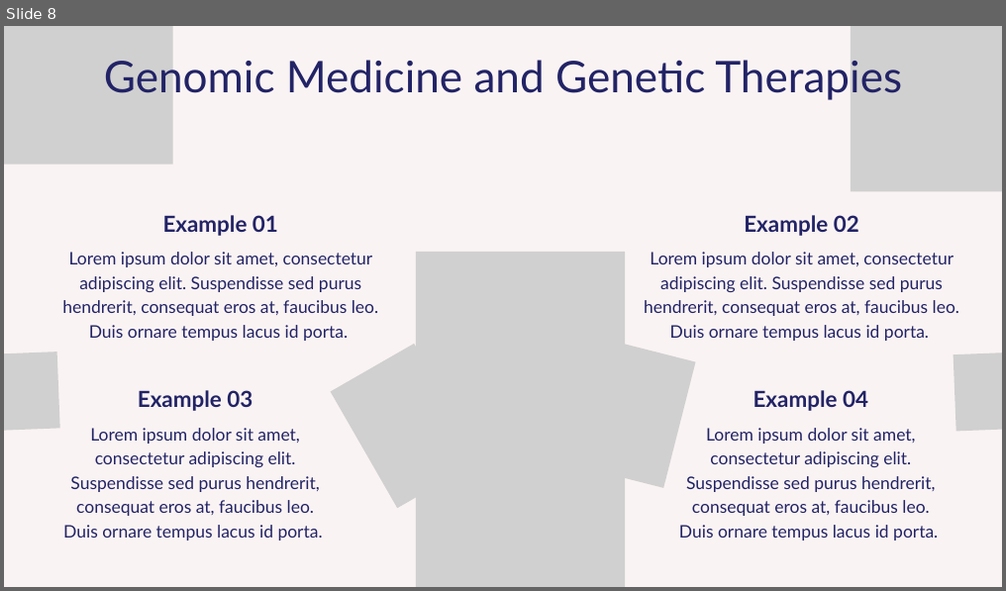
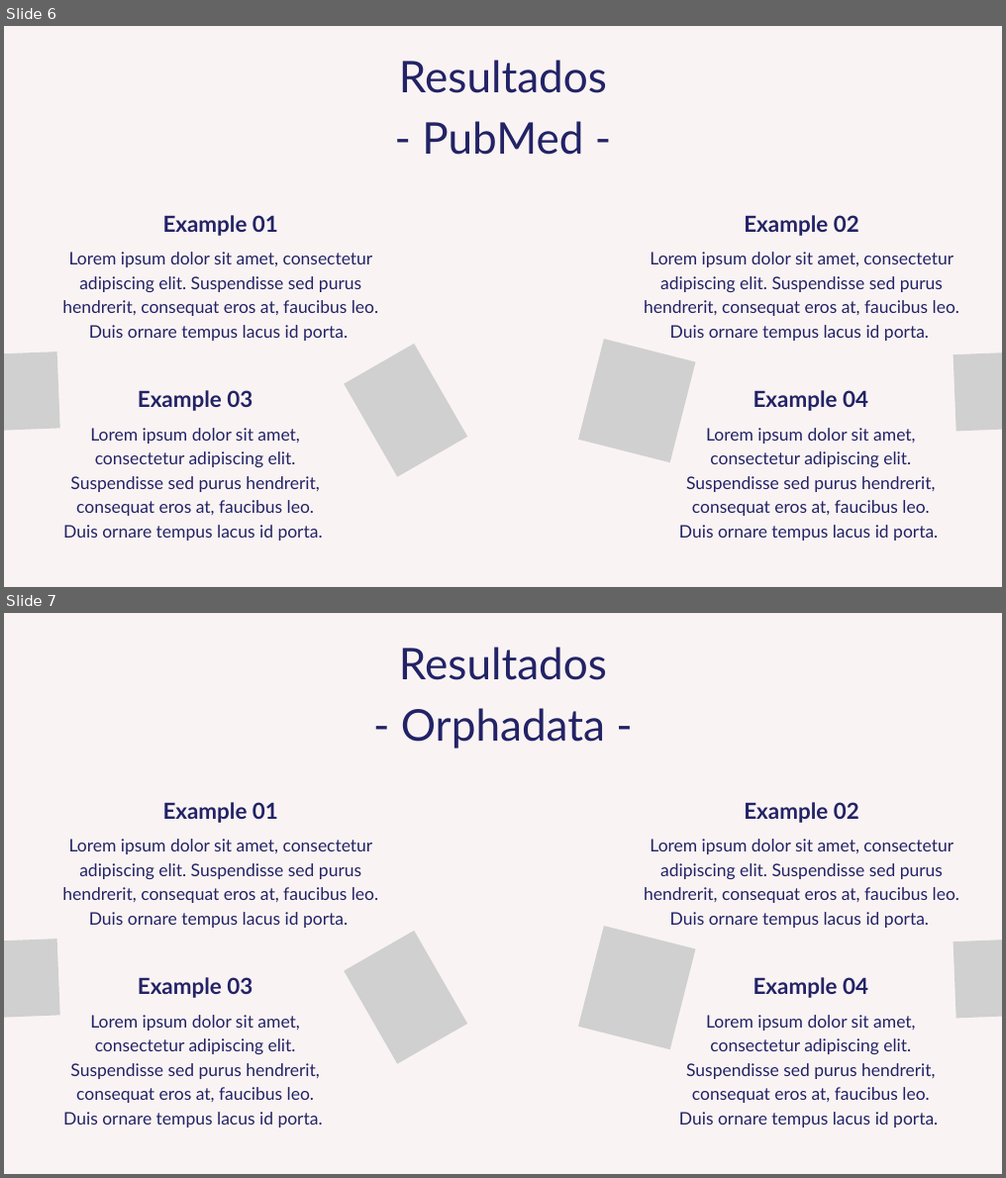
Before and after one commit to Muriburu/ITAcademy, a slide deck: Sprint 10 - Pràctica final/Presentación - Enfermedades raras.pptx. Shown one above the other, each under a label of ours: slide 8 before the commit, slides 6 and 7 after it. The pictures are 1006x591 and 1006x1178 pixels, drawn with LibreOffice and Linux fonts; fonts in the diff are those of the drawing; grey boxes stand for pictures. Boxes give left, top, right and bottom in pixels: in the first picture for what was removed or moved away, otherwise in the second. Text is boxed around its words. In the diff, an @@ line names an element or a change of style, - is before the commit and + after.

```diff
--- a/Sprint 10 - Pràctica final/Presentación - Enfermedades raras.pptx
+++ b/Sprint 10 - Pràctica final/Presentación - Enfermedades raras.pptx
@@ slide 7 added at box(4, 613, 1002, 1174), background #FAF3F3 @@
@@ text added at box(399, 647, 607, 749), 63 pt, text #222366 @@
+Resultados
+- Orphadata -
@@ text added at box(163, 802, 278, 823), 32 pt, text #222366, bold @@
+Example 01
@@ text added at box(744, 802, 859, 823), 32 pt, text #222366, bold @@
+Example 02
@@ text added at box(62, 839, 378, 928), 25 pt, text #222366 @@
+Lorem ipsum dolor sit amet, consectetur adipiscing elit. Suspendisse sed purus hendrerit, consequat eros at, faucibus leo. Duis ornare tempus lacus id porta.
@@ text added at box(644, 839, 959, 928), 25 pt, text #222366 @@
+Lorem ipsum dolor sit amet, consectetur adipiscing elit. Suspendisse sed purus hendrerit, consequat eros at, faucibus leo. Duis ornare tempus lacus id porta.
@@ picture added at box(4, 939, 59, 1018) @@
@@ picture added at box(344, 931, 467, 1064) @@
@@ picture added at box(578, 926, 696, 1050) @@
@@ picture added at box(953, 939, 1002, 1018) @@
@@ text added at box(138, 977, 252, 998), 32 pt, text #222366, bold @@
+Example 03
@@ text added at box(753, 977, 868, 998), 32 pt, text #222366, bold @@
+Example 04
@@ text added at box(63, 1015, 323, 1128), 25 pt, text #222366 @@
+Lorem ipsum dolor sit amet, consectetur adipiscing elit. Suspendisse sed purus hendrerit, consequat eros at, faucibus leo. Duis ornare tempus lacus id porta.
@@ text added at box(679, 1015, 938, 1128), 25 pt, text #222366 @@
+Lorem ipsum dolor sit amet, consectetur adipiscing elit. Suspendisse sed purus hendrerit, consequat eros at, faucibus leo. Duis ornare tempus lacus id porta.
@@ what was slide 8 is now slide 6 @@
@@ slide 6 changed as well @@
@@ picture removed at box(4, 26, 172, 165) @@
@@ picture removed at box(850, 26, 1002, 191) @@
@@ text at box(399, 60, 607, 155): text changed @@
-Genomic Medicine and Genetic Therapies
+Resultados
+- PubMed -
@@ picture removed at box(416, 252, 625, 587) @@
@@ picture: place and size @@
-picture at box(331, 344, 481, 508)
+picture at box(344, 344, 467, 477)
@@ picture: place and size @@
-picture at box(554, 335, 695, 488)
+picture at box(578, 339, 696, 463)
```
Also in this commit, not shown: 14 other slides changed, 2 other slides added, 5 other files.
